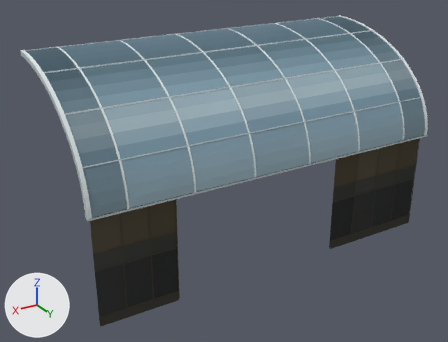
The Blender file assets/models/shinsegae-gate-canopy/north-gate.blend as it was, and as the next commit left it.
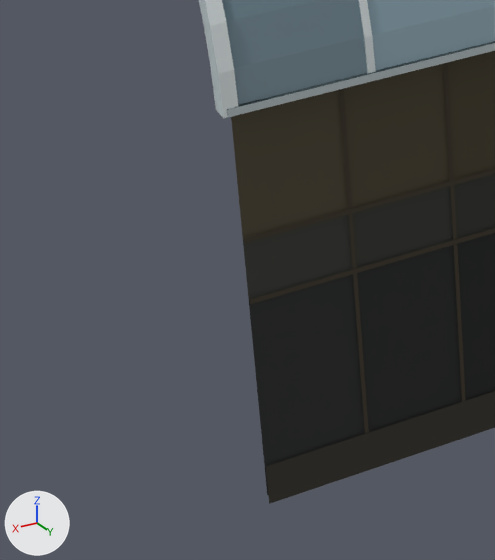
The first picture shows the older version from a 50 mm lens placed at (17.8, 23.7, 18.2), pointed at (1.0, -4.2, 4.3). The close-ups show the older and then the newer version on the part from 6% to 36% of the width and 55% to 100% of the height of that picture. Only the edits that show in the close-ups are written down. The lights are fixed; the arrows at lower left show +X, +Y and +Z.

The older version as bpy lines, for what is in view:
```python
me_fixed_sidelight_pane_017 = bpy.data.meshes.new('Fixed sidelight pane.017')
me_fixed_sidelight_pane_017.from_pydata([(7.45, -0.35, 3.62), (7.45, -0.35, 5.7), (8.87, -0.35, 5.7), (8.87, -0.35, 3.62)], [], [(0, 1, 2, 3)])
me_fixed_sidelight_pane_017.materials.append(mat_sidelight_reflected_glass_534d3f)  # brown #534d3f
me_longitudinal_glazing_bar_005 = bpy.data.meshes.new('Longitudinal glazing bar.005')
me_longitudinal_glazing_bar_005.from_pydata(...)  # 68 vertices, 66 faces; spans x 8.53..8.63, y -8.45..0.03, z 5.55..11.43
# faces by material slot: [16, 18, 16, 16]
me_longitudinal_glazing_bar_005.materials.append(mat_edge_highlight_e1e9ea)  # white #e1e9ea
me_longitudinal_glazing_bar_005.materials.append(mat_brushed_aluminium_bcc7ca)  # light grey #bcc7ca
me_longitudinal_glazing_bar_005.materials.append(mat_soffit_channel_59666a)  # greyish cyan #59666a
me_longitudinal_glazing_bar_005.materials.append(mat_glazing_rebate_435054)  # greyish cyan #435054
me_sidelight_mullion_006 = bpy.data.meshes.new('Sidelight mullion.006')
me_sidelight_mullion_006.from_pydata([(8.84, -0.31, -0.25), (8.84, -0.31, 5.7), (8.89, -0.31, 5.7), (8.89, -0.31, -0.25)], [], [(0, 1, 2, 3)])
me_sidelight_mullion_006.materials.append(mat_bronze_glazing_rail_4a443a)  # brown #4a443a
ob_fixed_sidelight_pane_017 = bpy.data.objects.new('Fixed sidelight pane.017', me_fixed_sidelight_pane_017)
ob_fixed_sidelight_pane_017.location = (0.0, 0.0, 0.0)
ob_longitudinal_glazing_bar_005 = bpy.data.objects.new('Longitudinal glazing bar.005', me_longitudinal_glazing_bar_005)
ob_longitudinal_glazing_bar_005.location = (0.0, 0.0, 0.0)
ob_sidelight_mullion_006 = bpy.data.objects.new('Sidelight mullion.006', me_sidelight_mullion_006)
ob_sidelight_mullion_006.location = (0.0, 0.0, 0.0)
# also in view: 'Fixed sidelight pane.020' at (9.6, -0.3, 4.7); 'Leading edge flashing' at (0.0, -0.1, 5.6); 'Sidelight sill.001' at (8.2, -0.3, -0.1); 'Fixed sidelight pane.018' at (9.6, -0.3, 1.2); 'Fixed sidelight pane.016' at (8.2, -0.3, 3.2)
```
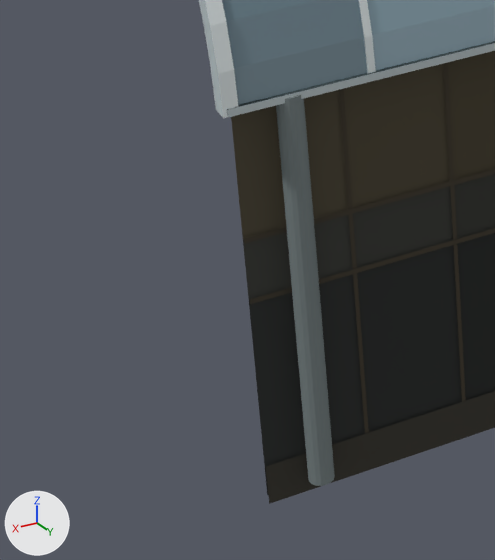
Edits to the scene script, one JSON object a line:
```json
{"op": "add", "block": "mat_brushed_entrance_post_798384", "code": ["mat_brushed_entrance_post_798384 = diffuse_material('Brushed entrance post 798384')", "mat_brushed_entrance_post_798384.base_color = (0.191, 0.227, 0.231)  # grey #798384"]}
{"op": "add", "block": "me_cylinder_001", "code": ["me_cylinder_001 = bpy.data.meshes.new('Cylinder.001')", "me_cylinder_001.from_pydata(...)  # 32 vertices, 18 faces; spans x -0.17..0.17, y -0.17..0.17, z -2.83..2.83", "me_cylinder_001.materials.append(mat_brushed_entrance_post_798384)  # grey #798384"]}
{"op": "add", "block": "ob_정문_캐노피___보도_기둥_001", "code": ["ob_정문_캐노피___보도_기둥_001 = bpy.data.objects.new('정문 캐노피 · 보도 기둥.001', me_cylinder_001)", "ob_정문_캐노피___보도_기둥_001.location = (9.62, -0.08, 2.78)"]}
```

Pixel boxes (x1, y1, x2, y2) of what changed, in the close-ups (495 x 560 px):
```json
{"object": "정문 캐노피 · 보도 기둥.001", "change": "added", "after": [276, 95, 335, 486]}
```
